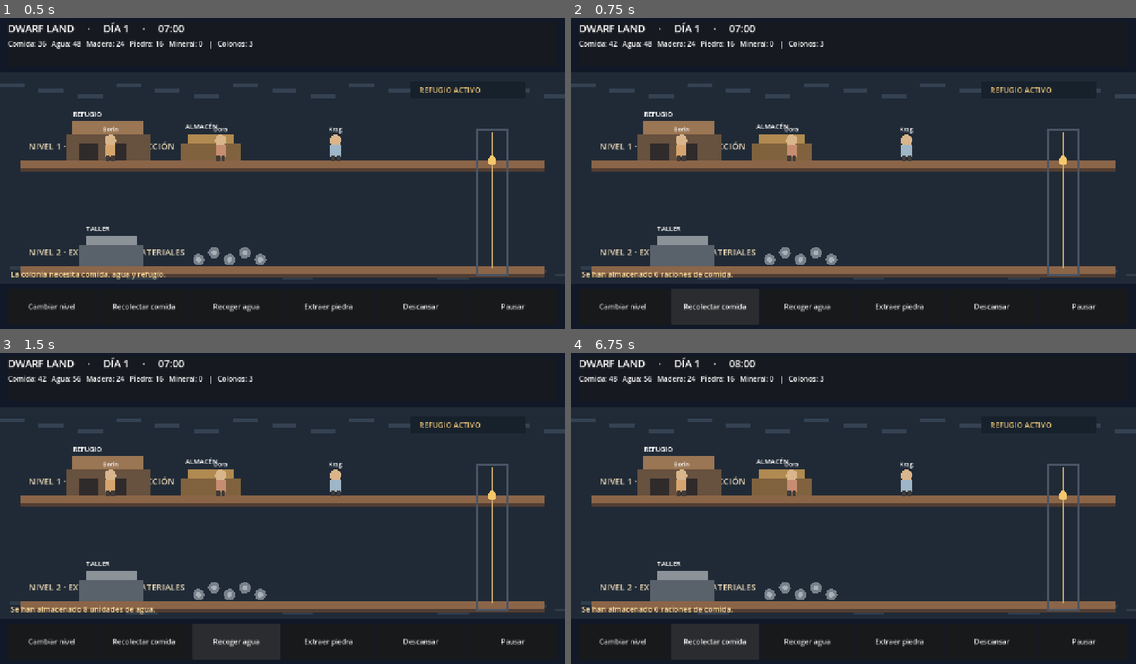
Above: before the commit, frames 1-4 (two rows, left to right).
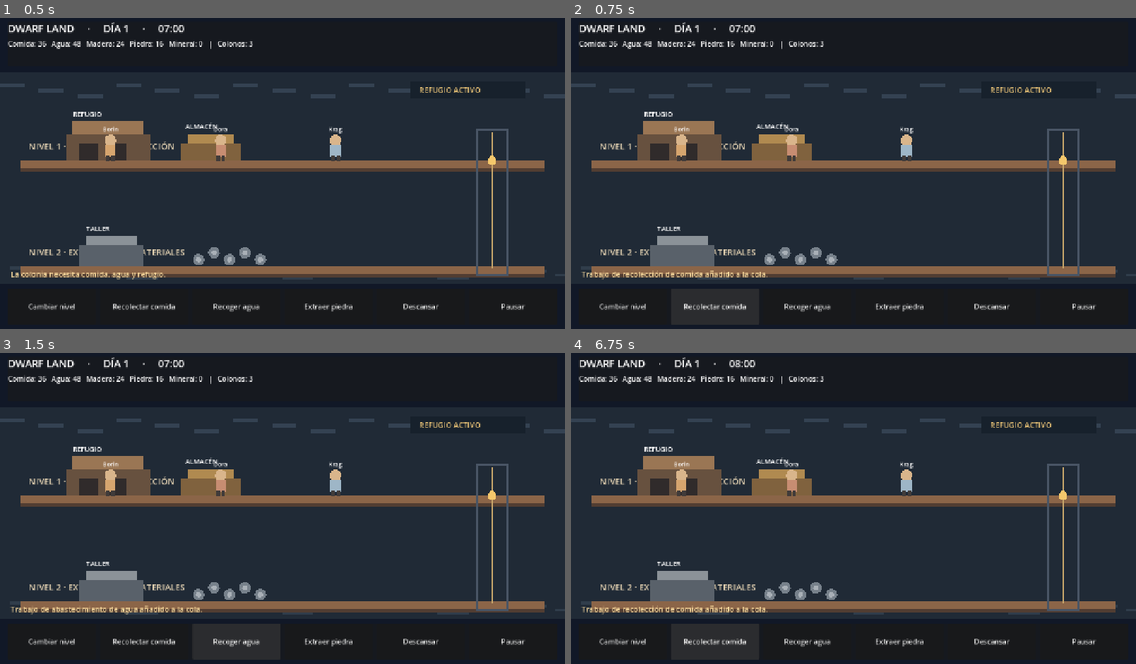
Above: after the commit, the same moments.

Repository: black-cuba/Dwarf-Land
Game: Godot game, scene res://scenes/main.tscn
The game is run twice, just before and just after one commit, with the same random seed, the same clock (stepped at 60 frames per second) and the same inputs.
Inputs:
- Up to frame 1 (0.5 s): no input
- Up to frame 2 (0.75 s): click "Recolectar comida" at 0.5 s
- Up to frame 3 (1.5 s): click "Recoger agua" at 1.25 s
- Up to frame 4 (6.75 s): click "Extraer piedra" at 2 s; click "Cambiar nivel" at 2.75 s; click "Descansar" at 3.5 s; click "Pausar" at 4.25 s; click "Reanudar" at 5 s; click "Cambiar nivel" at 5.75 s; click "Recolectar comida" at 6.5 s

Frame 1 is identical in both runs. In frame 2, 0.4% of the frame differs, in the area x 1-35%, y 7-85%; in frame 3, 0.4%, in the area x 1-36%, y 7-85%; in frame 4, 0.4%.

Commit message:
Queue resource gathering as autonomous colonist work

Diff:
--- a/scripts/game.gd
+++ b/scripts/game.gd
@@ -214,8 +214,10 @@
 		_refresh_interface()
 		return
 
-	var accepted := simulation.add_resource(&"food", 6)
-	message = "Se han almacenado %d raciones de comida." % accepted
+	if simulation.queue_work(&"food", 3):
+		message = "Trabajo de recolección de comida añadido a la cola."
+	else:
+		message = "No se pudo crear el trabajo de comida."
 	_refresh_interface()
 
 
@@ -225,8 +227,10 @@
 		_refresh_interface()
 		return
 
-	var accepted := simulation.add_resource(&"water", 8)
-	message = "Se han almacenado %d unidades de agua." % accepted
+	if simulation.queue_work(&"water", 3):
+		message = "Trabajo de abastecimiento de agua añadido a la cola."
+	else:
+		message = "No se pudo crear el trabajo de agua."
 	_refresh_interface()
 
 
@@ -236,8 +240,10 @@
 		_refresh_interface()
 		return
 
-	var accepted := simulation.add_resource(&"stone", 5)
-	message = "Se han almacenado %d unidades de piedra." % accepted
+	if simulation.queue_work(&"stone", 3):
+		message = "Trabajo de extracción de piedra añadido a la cola."
+	else:
+		message = "No se pudo crear el trabajo de piedra."
 	_refresh_interface()
 
 
